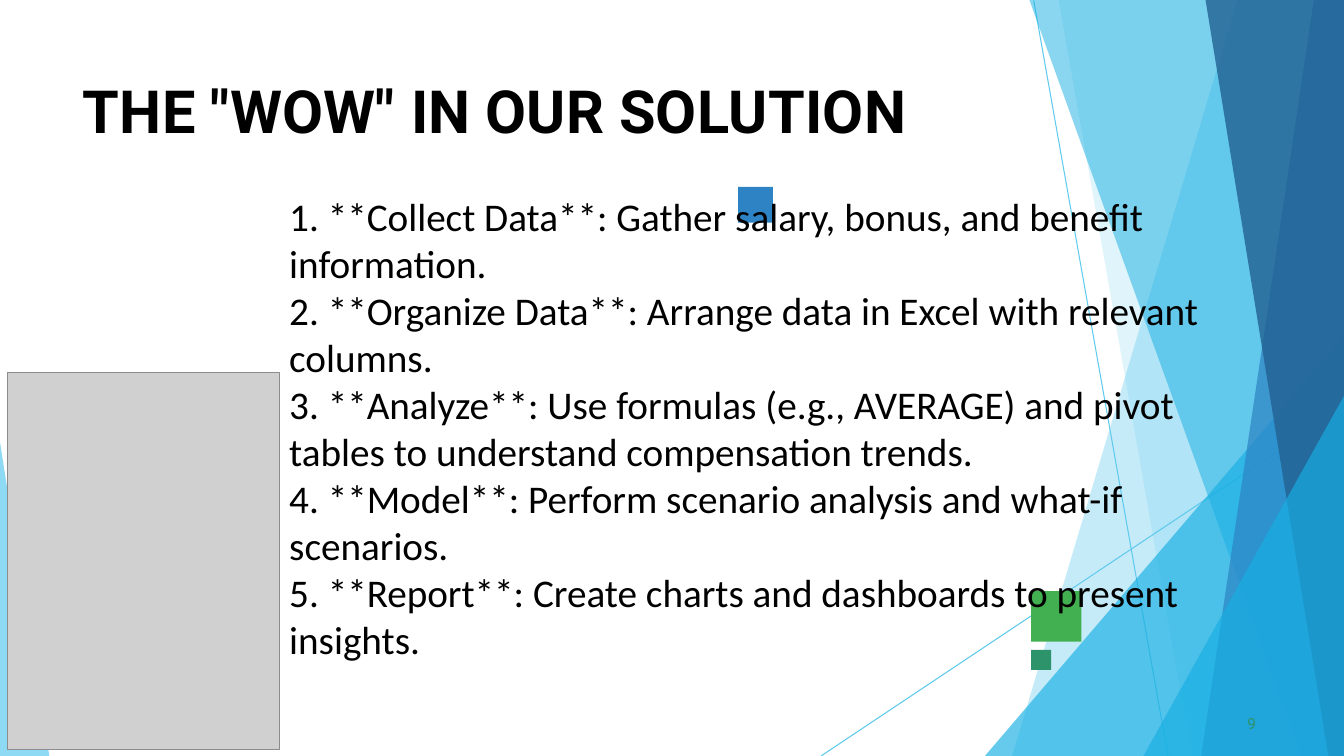
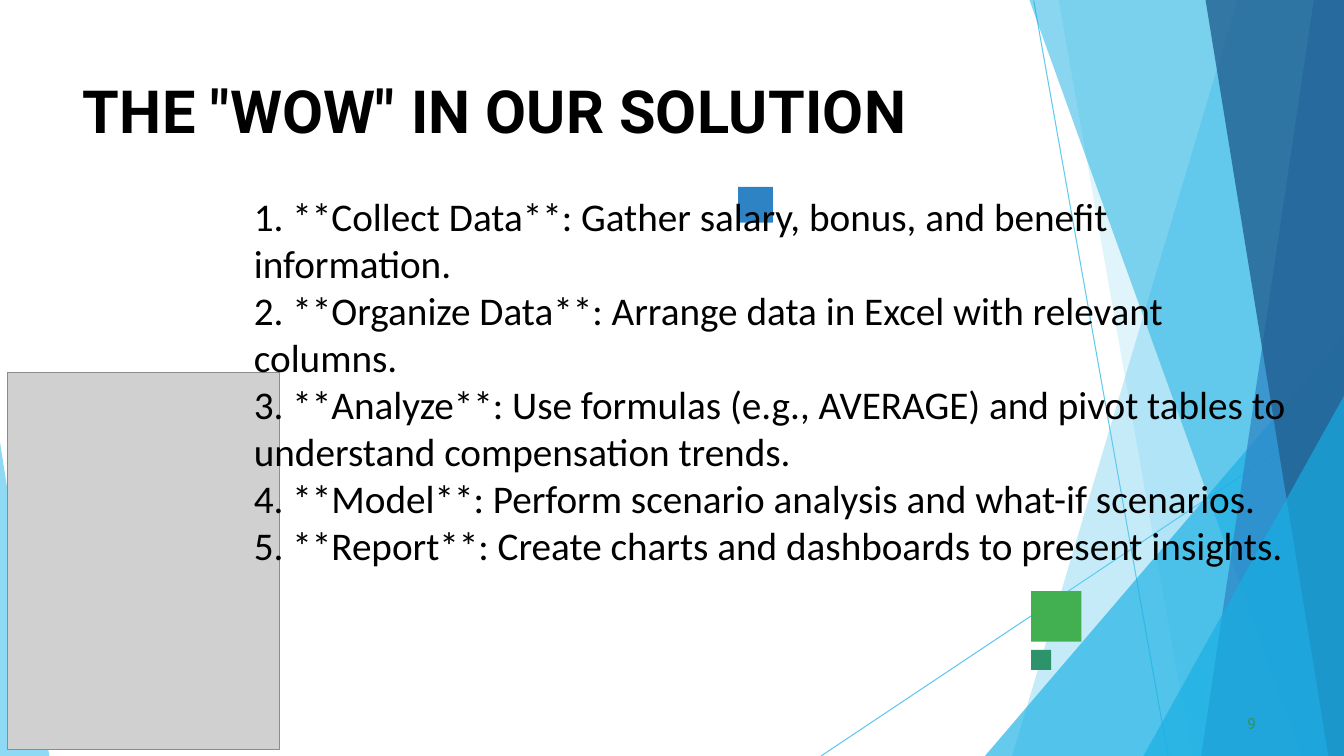
Before and after one commit to Shammmmmmmm/TNSDC-DATA-ANALYTICS, a slide deck: slide 9 of Employee_Data_Analysis_2.pptx. Drawn at 1344x756 pixels with LibreOffice and Linux fonts; fonts in the diff are those of the drawing; grey boxes stand for pictures. Boxes give left, top, right and bottom in pixels: in the first picture for what was removed or moved away, otherwise in the second. Text is boxed around its words. In the diff, an @@ line names an element or a change of style, - is before the commit and + after.

```diff
--- a/Employee_Data_Analysis_2.pptx
+++ b/Employee_Data_Analysis_2.pptx
@@ text "1. **Collect Data**: Gather salary, ..." rewrapped from bbox=[289, 198, 1198, 661] to bbox=[254, 198, 1285, 570] @@
```
Also in this commit, not shown: 10 other slides changed.
